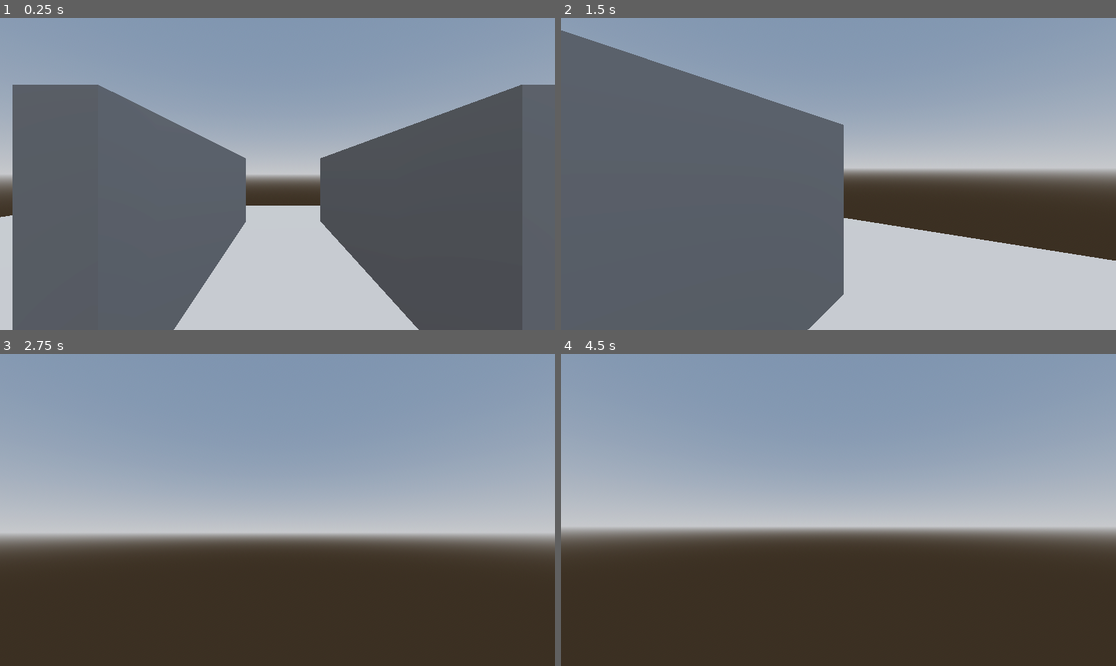
Above: before the commit, frames 1-4 (two rows, left to right).
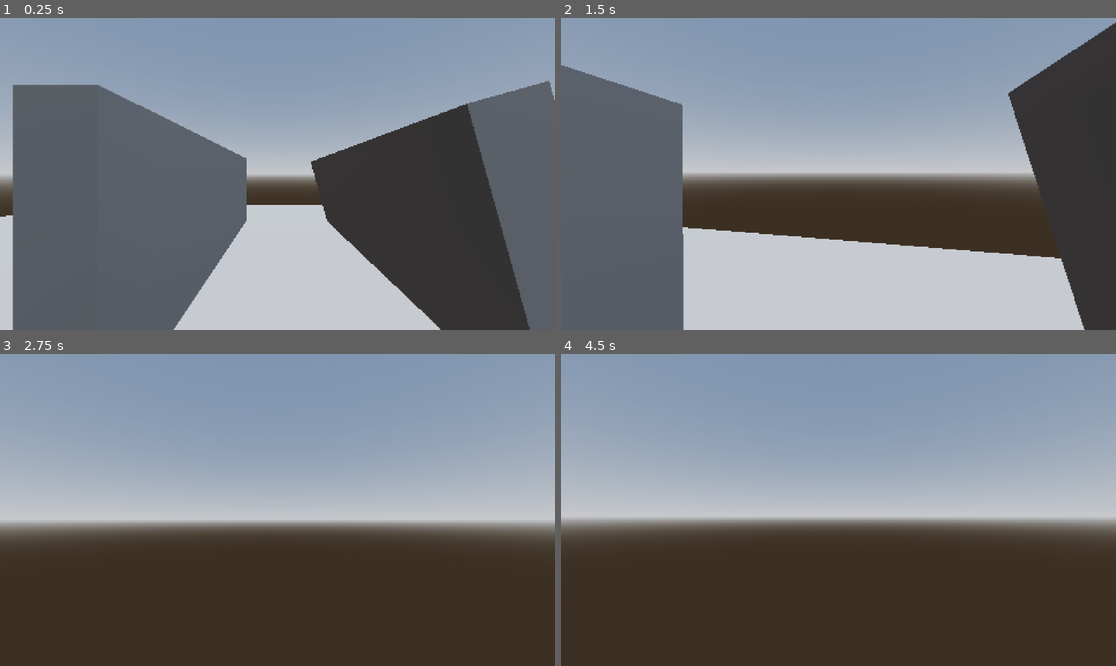
Above: after the commit, the same moments.

Repository: UnknownGamer925/Brackeys-2025-1
Game: Godot game, scene res://Scenes/ConvenienceStore/convenience_store.tscn
Same seed, same stepped clock (60 frames per second), same inputs: the game is played once before the commit and once after it.
Inputs (mouse positions are in pixels of both pictures, inside the frame that each line leads up to):
- Up to frame 1 (0.25 s): no input
- Up to frame 2 (1.5 s): tap Enter at 0.5 s; move the mouse to (866, 174) at 0.52 s; hold W (c_up) from 0.53 s (still down); move the mouse to (810, 174) at 1.27 s
- Up to frame 3 (2.75 s): keep holding W (c_up); move the mouse to (288, 503) at 2.02 s
- Up to frame 4 (4.5 s): keep holding W (c_up); tap Space at 2.75, 4.25 s; move the mouse to (832, 516) at 2.77 s; tap Enter at 3.5 s; move the mouse to (877, 513) at 3.52 s; move the mouse to (794, 506) at 4.27 s

The runs differ from the first frame. In frame 1, 18% of the frame differs, in the area x 0-100%, y 20-100%; in frame 2, 36%, in the area x 0-100%, y 1-100%; in frame 3, 8.4%; in frame 4, 7.1%.

Commit message:
Added pixel shader
- added pixelation filter

Diff:
--- a/Prefabs/Player/PlayerCharacter.tscn
+++ b/Prefabs/Player/PlayerCharacter.tscn
@@ -1,7 +1,8 @@
-[gd_scene load_steps=6 format=3 uid="uid://cdhbe21kmh2w6"]
+[gd_scene load_steps=9 format=3 uid="uid://cdhbe21kmh2w6"]
 
 [ext_resource type="Script" path="res://Prefabs/Player/Scripts/movement_script.gd" id="1_thbuj"]
 [ext_resource type="Script" path="res://Prefabs/Player/Scripts/camera_script.gd" id="2_ei3r6"]
+[ext_resource type="Shader" path="res://Scenes/ConvenienceStore/Scripts/pixel_filter.gdshader" id="3_o6vmr"]
 
 [sub_resource type="CapsuleShape3D" id="CapsuleShape3D_yimsp"]
 
@@ -9,6 +10,21 @@
 
 [sub_resource type="StandardMaterial3D" id="StandardMaterial3D_3xk37"]
 albedo_color = Color(1, 0.301278, 0.467172, 1)
+
+[sub_resource type="ShaderMaterial" id="ShaderMaterial_2esow"]
+render_priority = 0
+shader = ExtResource("3_o6vmr")
+shader_parameter/depth_threshold = 0.85
+shader_parameter/reverse_depth_threshold = 0.25
+shader_parameter/normal_threshold = 0.6
+shader_parameter/darken_amount = 0.3
+shader_parameter/lighten_amount = 1.5
+shader_parameter/light_direction = Vector3(-0.96, -0.18, 0.2)
+
+[sub_resource type="QuadMesh" id="QuadMesh_5ihpt"]
+material = SubResource("ShaderMaterial_2esow")
+flip_faces = true
+size = Vector2(2, 2)
 
 [node name="CharacterBody3D" type="CharacterBody3D"]
 script = ExtResource("1_thbuj")
@@ -26,3 +42,8 @@
 
 [node name="Camera3D" type="Camera3D" parent="Pivot"]
 current = true
+
+[node name="PostProcessor" type="MeshInstance3D" parent="Pivot/Camera3D"]
+extra_cull_margin = 16384.0
+mesh = SubResource("QuadMesh_5ihpt")
+skeleton = NodePath("../..")
--- /dev/null
+++ b/Scenes/ConvenienceStore/Scripts/pixel_filter.gdshader
@@ -0,0 +1,95 @@
+shader_type spatial;
+render_mode unshaded;
+
+uniform sampler2D screen_texture : source_color, hint_screen_texture, filter_nearest;
+uniform sampler2D depth_texture : source_color, hint_depth_texture, filter_nearest;
+uniform sampler2D normal_texture : source_color, hint_normal_roughness_texture, filter_nearest;
+
+uniform float depth_threshold : hint_range(0, 1) = 0.85;
+uniform float reverse_depth_threshold : hint_range(0, 1) = 0.25;
+uniform float normal_threshold : hint_range(0, 1) = 0.6;
+
+uniform float darken_amount : hint_range(0, 1, 0.01) = 0.6;
+uniform float lighten_amount : hint_range(0, 10, 0.01) = 1.5;
+
+uniform vec3 light_direction = vec3(-0.96, -0.18, 0.2);
+
+float get_depth(vec2 screen_uv, mat4 inv_projection_matrix) {
+	float depth = texture(depth_texture, screen_uv).r;
+	vec3 ndc = vec3(screen_uv * 2.0 - 1.0, depth);
+	vec4 view = inv_projection_matrix * vec4(ndc, 1.0);
+	view.xyz /= view.w;
+	return -view.z;
+}
+
+
+void vertex() {
+	POSITION = vec4(VERTEX.xy, 1.0, 1.0);
+}
+
+void fragment() {
+	float depth = get_depth(SCREEN_UV, INV_PROJECTION_MATRIX);
+	vec3 normal = texture(normal_texture, SCREEN_UV).xyz * 2.0 - 1.0;
+	vec2 texel_size = 1.0 / VIEWPORT_SIZE.xy;
+
+	vec2 uvs[4];
+	uvs[0] = vec2(SCREEN_UV.x, SCREEN_UV.y + texel_size.y);
+	uvs[1] = vec2(SCREEN_UV.x, SCREEN_UV.y - texel_size.y);
+	uvs[2] = vec2(SCREEN_UV.x + texel_size.x, SCREEN_UV.y);
+	uvs[3] = vec2(SCREEN_UV.x - texel_size.x, SCREEN_UV.y);
+
+	float depth_diff = 0.0;
+	float nearest_depth = depth;
+	vec2 nearest_uv = SCREEN_UV;
+
+	float normal_sum = 0.0;
+	for (int i = 0; i < 4; i++) {
+		float d = get_depth(uvs[i], INV_PROJECTION_MATRIX);
+		depth_diff += depth - d;
+
+		if (d < nearest_depth) {
+			nearest_depth = d;
+			nearest_uv = uvs[i];
+		}
+
+		vec3 n = texture(normal_texture, uvs[i]).xyz * 2.0 - 1.0;
+		vec3 normal_diff = normal - n;
+
+		vec3 normal_edge_bias = vec3(1, 1, 1);
+		float normal_bias_diff = dot(normal_diff, normal_edge_bias);
+		float normal_indicator = smoothstep(-0.01, 0.01, normal_bias_diff);
+
+		normal_sum += dot(normal_diff, normal_diff) * normal_indicator;
+	}
+
+
+	float depth_edge = step(depth_threshold, depth_diff);
+
+	float indicator = sqrt(normal_sum);
+	float normal_edge = step(normal_threshold, indicator);
+
+	vec3 original = texture(screen_texture, SCREEN_UV).rgb;
+	vec3 nearest = texture(screen_texture, nearest_uv).rgb;
+
+	mat3 view_to_world_normal_map = mat3(
+		INV_VIEW_MATRIX[0].xyz,
+		INV_VIEW_MATRIX[1].xyz,
+		INV_VIEW_MATRIX[2].xyz
+	);
+	float ld = dot((view_to_world_normal_map * normal), normalize(light_direction));
+
+	vec3 edge_mix;
+	if (depth_edge > 0.0) {
+		edge_mix = mix(original, nearest * 0.6, depth_edge);
+	}
+	else {
+		edge_mix = mix(original, original * (ld > 0.0 ? 0.6 : lighten_amount), normal_edge); //edge_mix = mix(original, original * lighten_amount, normal_edge);
+	}
+	ALBEDO = edge_mix;
+
+}
+
+//void light() {
+	// Called for every pixel for every light affecting the material.
+	// Uncomment to replace the default light processing function with this one.
+//}
--- a/Scenes/ConvenienceStore/convenience_store.tscn
+++ b/Scenes/ConvenienceStore/convenience_store.tscn
@@ -24,35 +24,53 @@
 [node name="WorldEnvironment" type="WorldEnvironment" parent="."]
 environment = SubResource("Environment_2w04y")
 
-[node name="MeshInstance3D" type="MeshInstance3D" parent="."]
+[node name="SubViewportContainer" type="SubViewportContainer" parent="."]
+texture_filter = 1
+anchors_preset = 15
+anchor_right = 1.0
+anchor_bottom = 1.0
+grow_horizontal = 2
+grow_vertical = 2
+stretch = true
+stretch_shrink = 4
+
+[node name="SubViewport" type="SubViewport" parent="SubViewportContainer"]
+handle_input_locally = false
+size = Vector2i(288, 162)
+render_target_update_mode = 4
+
+[node name="MeshInstance3D" type="MeshInstance3D" parent="SubViewportContainer/SubViewport"]
 transform = Transform3D(21.6048, 0, 0, 0, 0.327609, 0, 0, 0, 15.1648, 0, 0, 0)
 mesh = SubResource("BoxMesh_c6gp2")
+skeleton = NodePath("../../..")
 
-[node name="StaticBody3D" type="StaticBody3D" parent="MeshInstance3D"]
+[node name="StaticBody3D" type="StaticBody3D" parent="SubViewportContainer/SubViewport/MeshInstance3D"]
 
-[node name="CollisionShape3D" type="CollisionShape3D" parent="MeshInstance3D/StaticBody3D"]
+[node name="CollisionShape3D" type="CollisionShape3D" parent="SubViewportContainer/SubViewport/MeshInstance3D/StaticBody3D"]
 shape = SubResource("BoxShape3D_e2rpp")
 
-[node name="MeshInstance3D2" type="MeshInstance3D" parent="."]
+[node name="MeshInstance3D2" type="MeshInstance3D" parent="SubViewportContainer/SubViewport"]
 transform = Transform3D(0.549894, 0, 0, 0, 2.75277, 0, 0, 0, 6.18551, 1.03628, 1.10922, 0.822025)
 mesh = SubResource("BoxMesh_c6gp2")
+skeleton = NodePath("../../..")
 
-[node name="StaticBody3D" type="StaticBody3D" parent="MeshInstance3D2"]
+[node name="StaticBody3D" type="StaticBody3D" parent="SubViewportContainer/SubViewport/MeshInstance3D2"]
 
-[node name="CollisionShape3D" type="CollisionShape3D" parent="MeshInstance3D2/StaticBody3D"]
+[node name="CollisionShape3D" type="CollisionShape3D" parent="SubViewportContainer/SubViewport/MeshInstance3D2/StaticBody3D"]
 shape = SubResource("BoxShape3D_e2rpp")
 
-[node name="MeshInstance3D3" type="MeshInstance3D" parent="."]
-transform = Transform3D(0.549894, 0, 0, 0, 2.75277, 0, 0, 0, 6.18551, -2.25612, 1.10922, 0.822025)
+[node name="MeshInstance3D3" type="MeshInstance3D" parent="SubViewportContainer/SubViewport"]
+transform = Transform3D(0.529882, 0.735877, 0, -0.146999, 2.65259, 0, 0, 0, 6.18551, -2.25612, 1.10922, 0.822025)
 mesh = SubResource("BoxMesh_c6gp2")
+skeleton = NodePath("../../..")
 
-[node name="StaticBody3D" type="StaticBody3D" parent="MeshInstance3D3"]
+[node name="StaticBody3D" type="StaticBody3D" parent="SubViewportContainer/SubViewport/MeshInstance3D3"]
 
-[node name="CollisionShape3D" type="CollisionShape3D" parent="MeshInstance3D3/StaticBody3D"]
+[node name="CollisionShape3D" type="CollisionShape3D" parent="SubViewportContainer/SubViewport/MeshInstance3D3/StaticBody3D"]
 shape = SubResource("BoxShape3D_e2rpp")
 
-[node name="PlayerCharacter" parent="." instance=ExtResource("1_3l8qs")]
+[node name="PlayerCharacter" parent="SubViewportContainer/SubViewport" instance=ExtResource("1_3l8qs")]
 transform = Transform3D(1, 0, 0, 0, 1, 0, 0, 0, 1, -0.400133, 1.20444, -3.58363)
 
-[node name="DirectionalLight3D" type="DirectionalLight3D" parent="."]
+[node name="DirectionalLight3D" type="DirectionalLight3D" parent="SubViewportContainer/SubViewport"]
 transform = Transform3D(1, 0, 0, 0, -0.0318643, 0.999492, 0, -0.999492, -0.0318643, 0, 8.88854, 0)
--- a/project.godot
+++ b/project.godot
@@ -14,6 +14,11 @@
 run/main_scene="res://Scenes/ConvenienceStore/convenience_store.tscn"
 config/features=PackedStringArray("4.3", "Forward Plus")
 config/icon="res://icon.svg"
+
+[display]
+
+window/size/viewport_width=1920
+window/size/viewport_height=1080
 
 [input]
 
